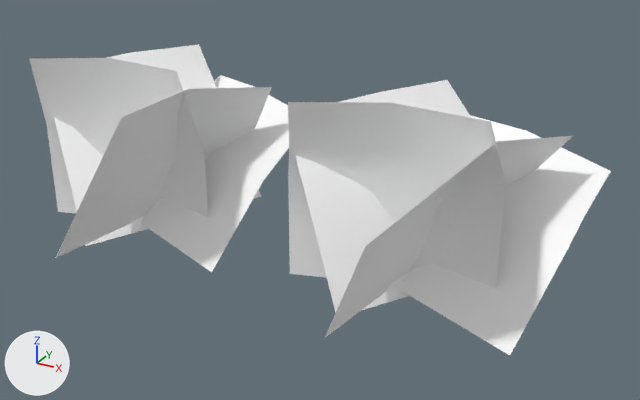
The FBX model VRPO/Assets/Resources/3D Joseph/LOD Models/Plant LOD-L.fbx as it was, and as the next commit left it.
Before and after are seen from a 50 mm camera at (5.07, -12.88, 3.66) aimed at (1.34, -6.09, 0.27). Every picture has the same lights, and +X, +Y and +Z are marked at lower left. Where no turn or scale is listed for an object, it has been applied to the vertices.

In view in the first picture: 'Jungle_Plant', 'Jungle_Plant1'.
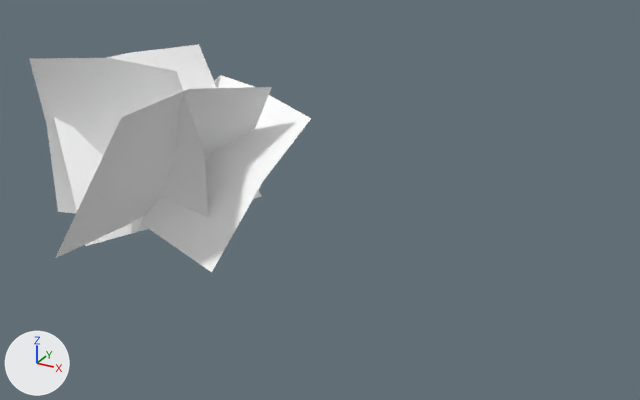
Diff of the bpy script that builds the scene:
```diff
--- a/VRPO/Assets/Resources/3D Joseph/LOD Models/Plant LOD-L.fbx.py
+++ b/VRPO/Assets/Resources/3D Joseph/LOD Models/Plant LOD-L.fbx.py
@@ ob_jungle_plant @@
-ob_jungle_plant = bpy.data.objects.new('Jungle_Plant', me_mesh)
-ob_jungle_plant.location = (2.236, -6.267, -0.326)
```

What differs and where, as boxes [x1, y1, x2, y2] in the pictures (640 x 400 px):
'Jungle_Plant', deleted
    before: [287, 80, 611, 355]
